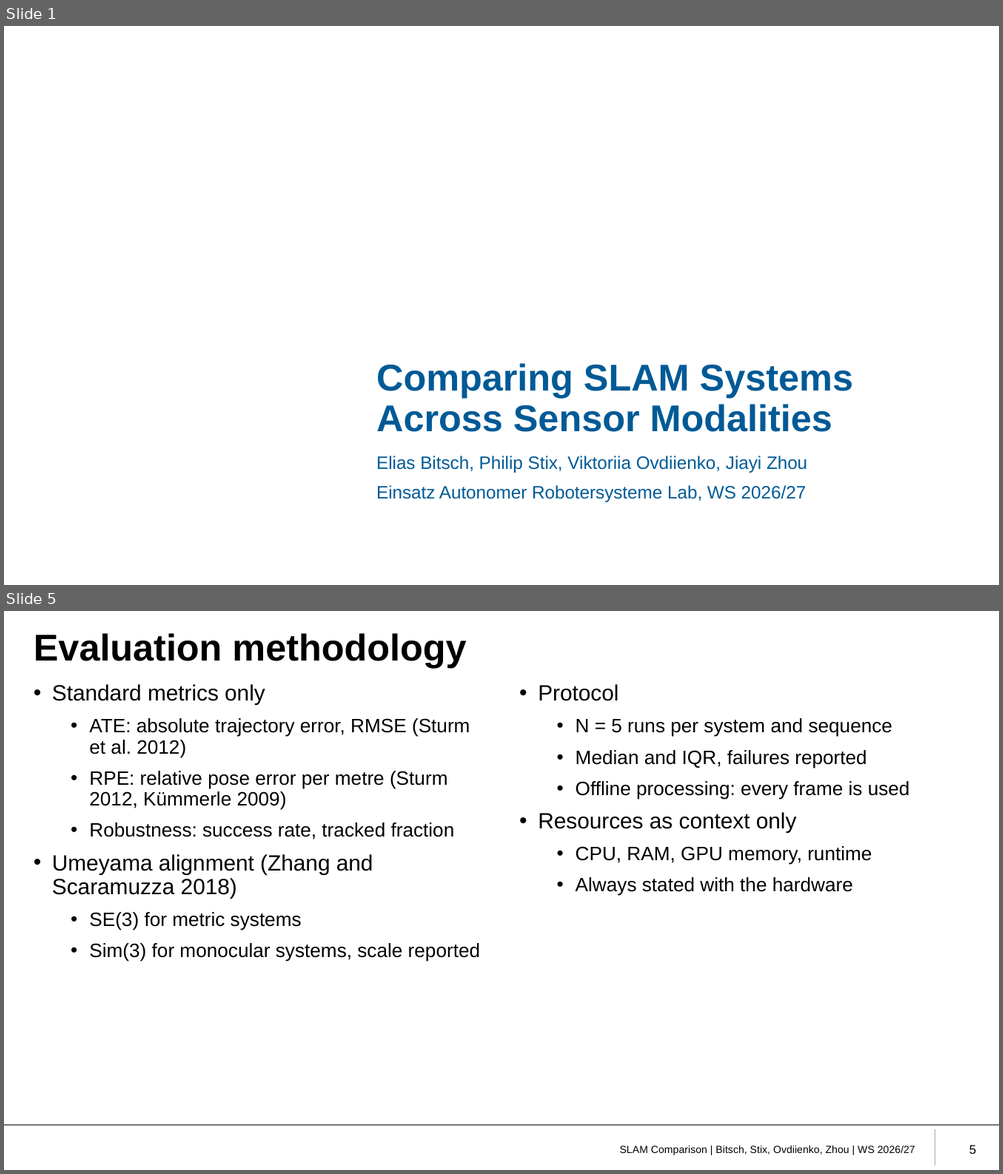
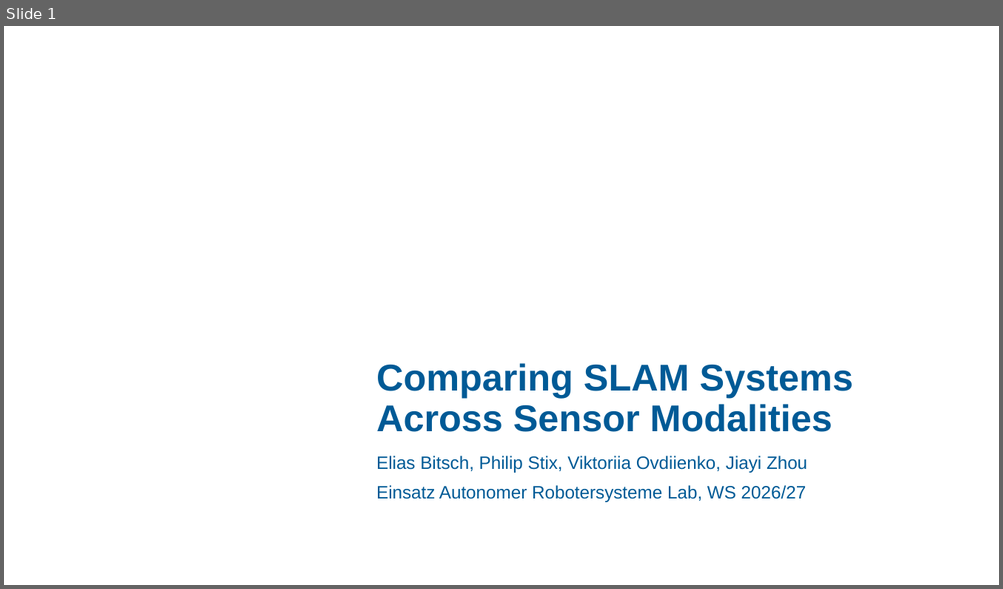
Before and after one commit to eliasbitsch/bEARL, a slide deck: slides/slam_comparison.pptx. Shown one above the other, each under a label of ours: slides 1 and 5 before the commit, slide 1 after it; the slides between them are not shown. The pictures are 1003x1174 and 1003x589 pixels, drawn with LibreOffice and Linux fonts; fonts in the diff are those of the drawing; background and template pictures are left out. Boxes give left, top, right and bottom in pixels: in the first picture for what was removed or moved away, otherwise in the second. Text is boxed around its words. In the diff, an @@ line names an element or a change of style, - is before the commit and + after.

```diff
--- a/slides/slam_comparison.pptx
+++ b/slides/slam_comparison.pptx
@@ slide 5 removed at (4, 611, 999, 1170), background #FFFFFF @@
@@ title removed at (34, 633, 466, 668) @@
-Evaluation methodology
@@ text removed at (52, 684, 480, 962) @@
-• Standard metrics only
-  • ATE: absolute trajectory error, RMSE (Sturm et al. 2012)
-  • RPE: relative pose error per metre (Sturm 2012, Kümmerle 2009)
-  • Robustness: success rate, tracked fraction
-• Umeyama alignment (Zhang and Scaramuzza 2018)
-  • SE(3) for metric systems
-  • Sim(3) for monocular systems, scale reported
@@ text removed at (538, 684, 910, 896) @@
-• Protocol
-  • N = 5 runs per system and sequence
-  • Median and IQR, failures reported
-  • Offline processing: every frame is used
-• Resources as context only
-  • CPU, RAM, GPU memory, runtime
-  • Always stated with the hardware
@@ line removed from (4, 1125) to (999, 1125) @@
@@ line removed from (935, 1129) to (935, 1166) @@
@@ text removed at (620, 1146, 915, 1156) @@
-SLAM Comparison | Bitsch, Stix, Ovdiienko, Zhou | WS 2026/27
@@ page number removed at (969, 1145, 976, 1154) @@
-5
```
Also in this commit, not shown: 5 slides changed, 8 slides added, 3 other slides removed.
